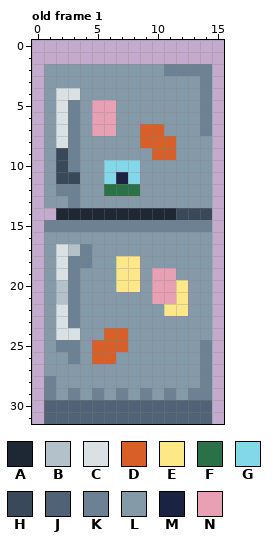
Pixel-art file: a-n--ice-game/assets/aseprite/fridge.aseprite. Above: the version before the commit.
16x32 pixels, 1 frame. Shown: old frame 1. The commit also changed other frames, which this record leaves out.
Palette (. is transparent): A #1e2734  B #b3c2ca  C #dae1e5  D #d85f28  E #fce886  F #2a7148  G #82d8e9  H #3a4959  J #506275  K #6c8294  L #859aa9  M #1b2343  N #e7a0b4
Pixels before, old frame 1, first column x 1:
 2 LLLLLLLLLLKKKK
 3 LLLLLLLLLLLLLK
 4 LCCLLLLLLLLLLK
 5 LCKLNNLLLLLLLK
 6 LCKLNNLLLLLLLK
 7 LCKLNNLLDDLLLK
 8 LCKLLLLLDDDLLL
 9 LHKLLLLLLDDLLL
10 LHKLLGGGLLLLLL
11 LHHLLGMGLLLLLL
12 LKKLLFFFLLLLLL
13 LLKLLLLLLLLLLL
14 .AAAAAAAAAAHHH
15 KKKKKKKKKKKKKK
16 LLLLLLLLLLLLLL
17 LCBKLLLLLLLLLL
18 LCKKLLEELLLLLL
19 LCKLLLEELNNLLL
20 LBKLLLEELNNELL
21 LBKLLLLLLNNELL
22 LCKLLLLLLLEELL
23 LCKLLLLLLLLLLL
24 LCCLLDDLLLLLLL
25 LKKLDDDLLLLLLK
26 LLKLDDLLLLLLLK
27 LLLLLLLLLLLLLK
28 KLLLLLLLLLLLLK
29 KLKLKLKLKLKLKK
30 JJJJJJJJJJJJJJ
31 JJJJJJJJJJJJJJ
New version:
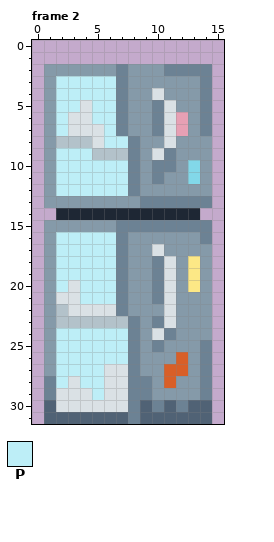
Colours new in this view: P #bdeef7
A new or re-ordered frame is compared with the old frame closest to it.
Commit message: feat: saving spoawn locations with fridge
The exact change:
frames 1 -> 3
Changed rows in their new state; - is an unchanged pixel.
Frame 2 is new; against old frame 1:
first column x 1:
 2 ------K-------
 3 -PPPPPK-------
 4 -PPPPPK--C----
 5 -PPCPPK--KC---
 6 -PCCPPK--KCN--
 7 -PCCCPK-LKCN--
 8 -BBBCPPKLLC---
 9 -PPPBBBK-CK---
10 -PPPPPPK-KK-G-
11 -PPPPPPK-K--G-
12 -PPPPPPK------
13 --L-----KKKKKK
14 -----------AA.
15 LLLLLL--------
16 -PPPPPK------K
17 -PPPPPK--C----
18 -PPPPPKL-KC-E-
19 -PPPPPKL-KC-E-
20 -PCPPPKL-KCLE-
21 -CCPPPK--KCL--
22 -BCCCCK---CL--
23 -BBBBBBK-KC---
24 -PPPPPPK-CK---
25 -PPPPPPK-K----
26 -PPPPPPK---D--
27 -PPPPCCK--DD--
28 -PCPPCCKK-D---
29 -CCCPCCK--L-L-
30 -CCCCCCK-K-K--
31 -------K------
